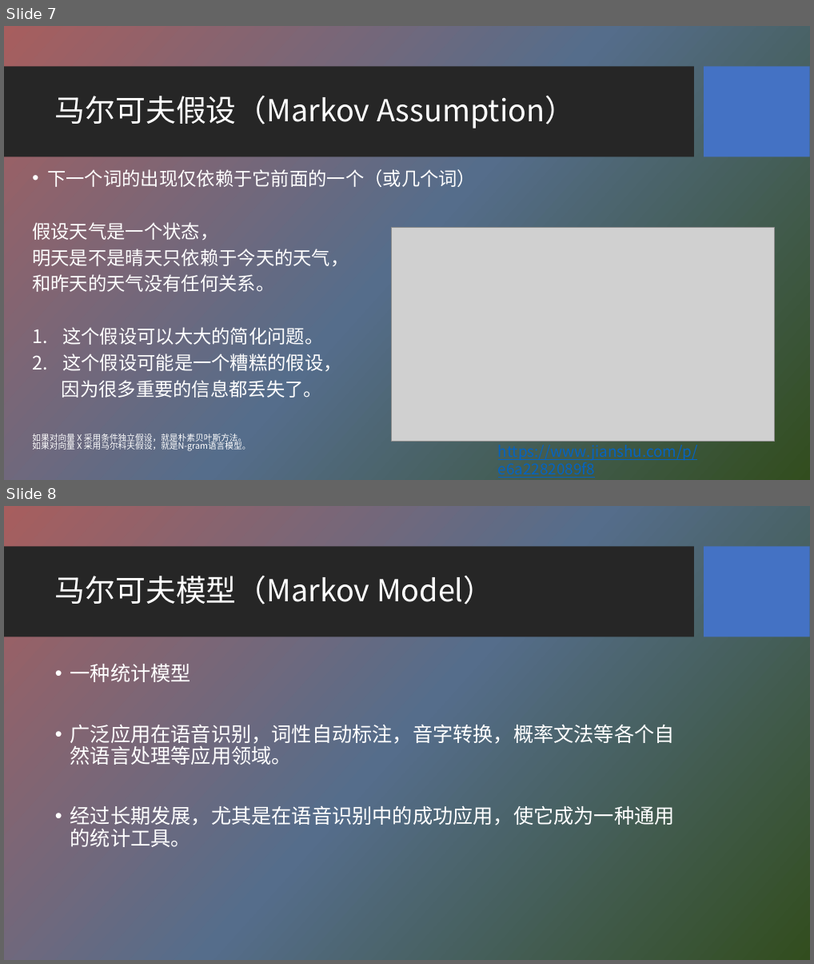
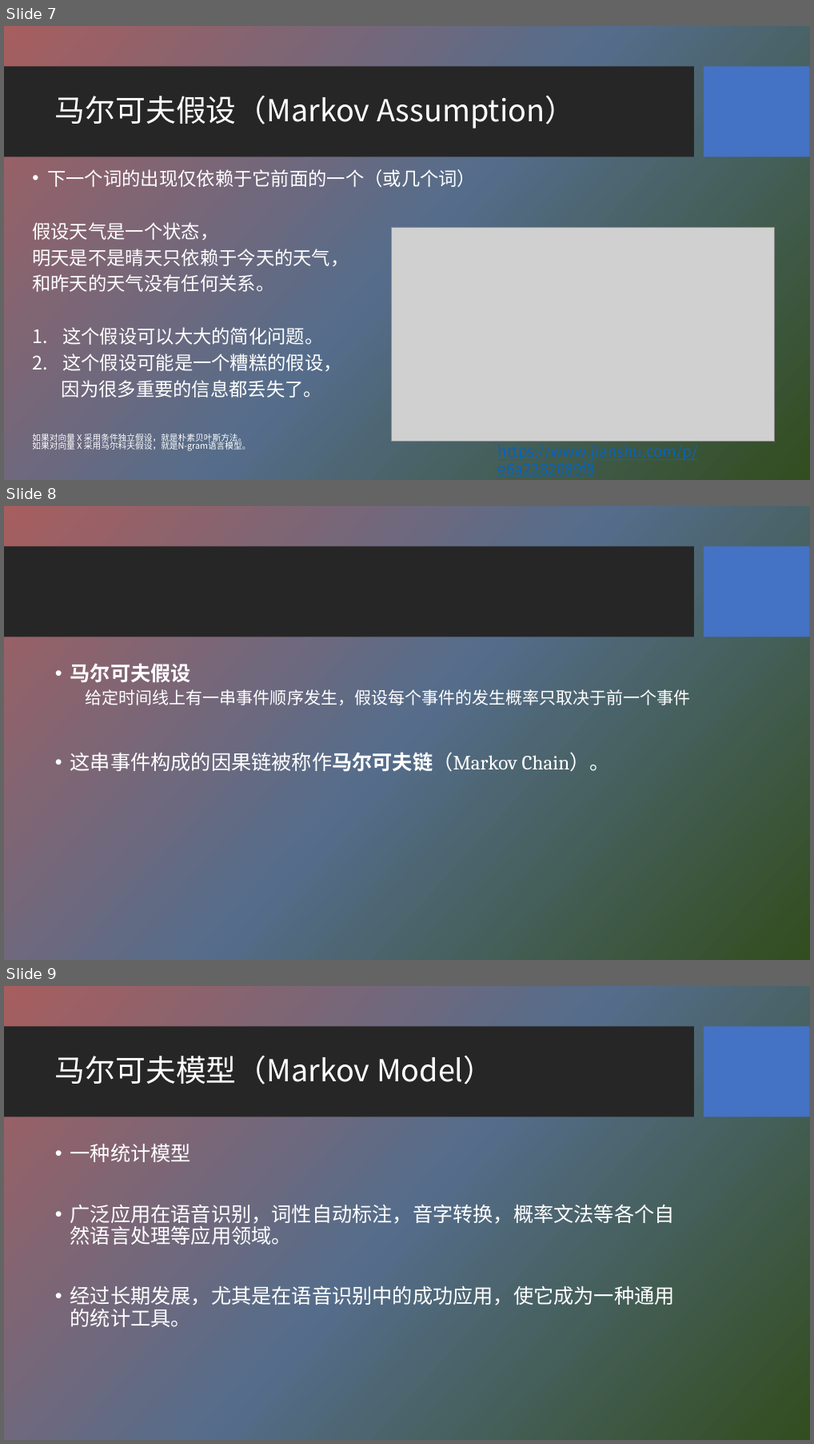
Before and after one commit to HBU/NLP_PPT, a slide deck: PPT-2020/ch04 隐马尔科夫模型.pptx. Shown one above the other, each under a label of ours: slides 7 and 8 before the commit, slides 7, 8 and 9 after it. The pictures are 814x964 and 814x1444 pixels, drawn with LibreOffice and Linux fonts; fonts in the diff are those of the drawing; grey boxes stand for pictures; background and template pictures are left out. Boxes give left, top, right and bottom in pixels: in the first picture for what was removed or moved away, otherwise in the second. Text is boxed around its words. In the diff, an @@ line names an element or a change of style, - is before the commit and + after.

```diff
--- a/PPT-2020/ch04 隐马尔科夫模型.pptx
+++ b/PPT-2020/ch04 隐马尔科夫模型.pptx
@@ slide 8 added at bbox=[4, 506, 810, 960], background picture (left out); not listed: 2 template elements that a slide beside it also shows @@
@@ text added at bbox=[70, 663, 691, 772], 24 pt, text #FFFFFF @@
+• 马尔可夫假设
+  给定时间线上有一串事件顺序发生，假设每个事件的发生概率只取决于前一个事件
+• 这串事件构成的因果链被称作马尔可夫链（Markov Chain）。
@@ what was slide 8 is now slide 9 @@
```
Also in this commit, not shown: 1 other slide added, 34 other files.
